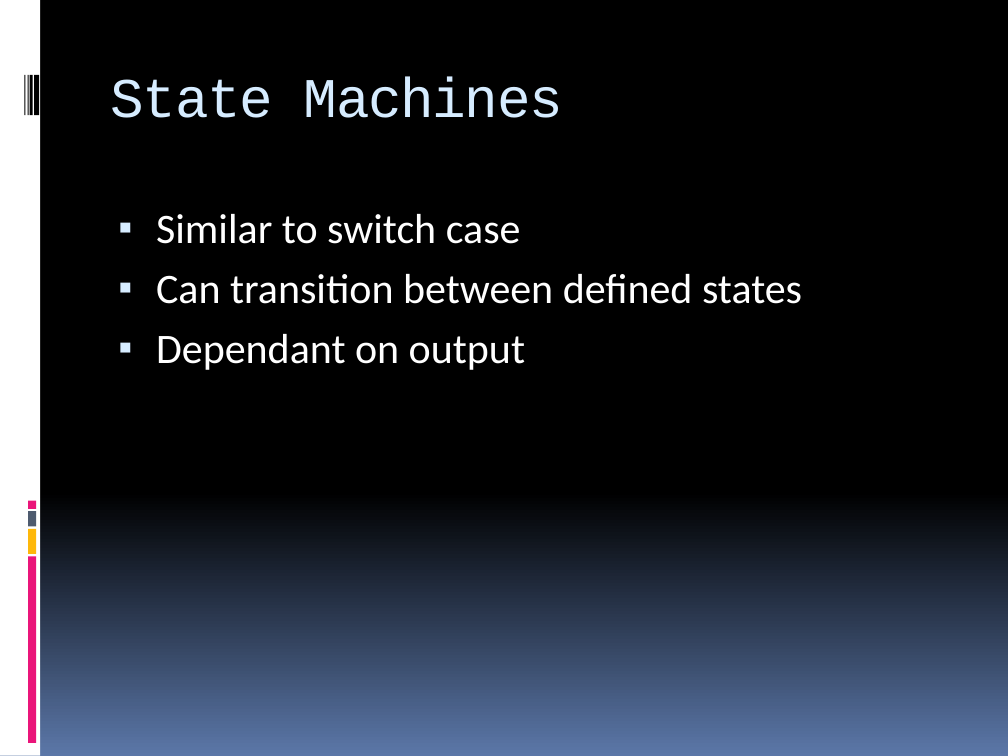
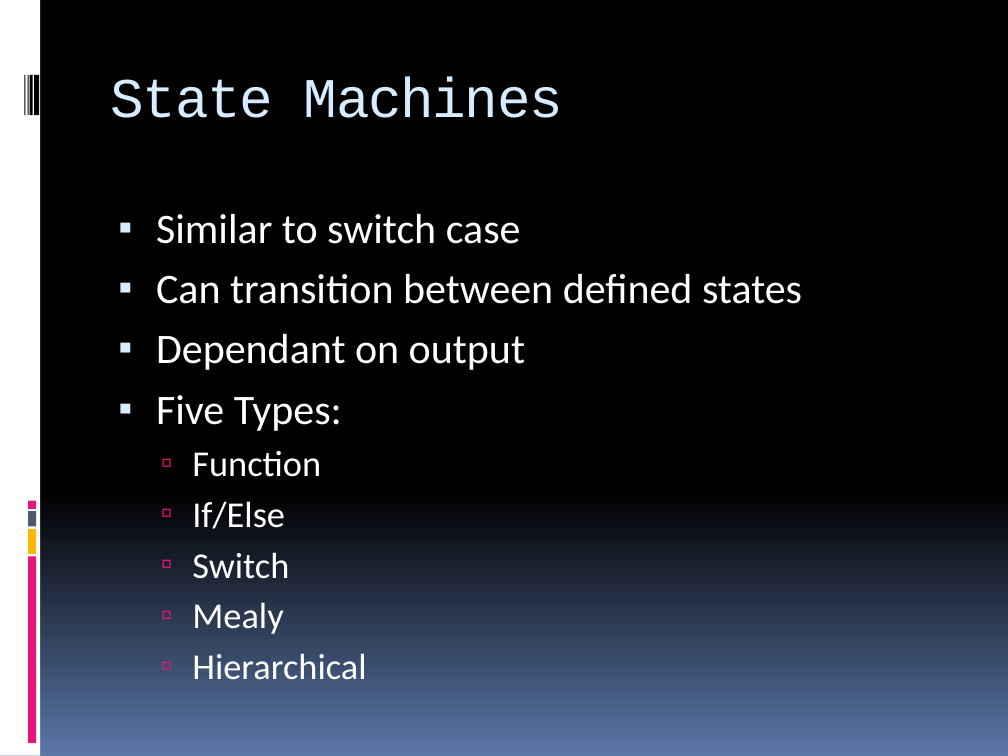
Before and after one commit to Kiefer602/MyTeam, a slide deck: slide 3 of Projects/recap/week5a_recap.pptx (slide 2 before the commit). Drawn at 1008x756 pixels with LibreOffice and Linux fonts; fonts in the diff are those of the drawing. Boxes give left, top, right and bottom in pixels: in the first picture for what was removed or moved away, otherwise in the second. Text is boxed around its words. In the diff, an @@ line names an element or a change of style, - is before the commit and + after.

Commit message:
updated final version of state machines

```diff
--- a/Projects/recap/week5a_recap.pptx
+++ b/Projects/recap/week5a_recap.pptx
@@ text at (156, 395, 366, 680): paragraphs added @@
+▪ Five Types:
+  ▫ Function
+  ▫ If/Else
+  ▫ Switch
+  ▫ Mealy
+  ▫ Hierarchical
```
Also in this commit, not shown: 3 other slides changed, 1 slide added.
